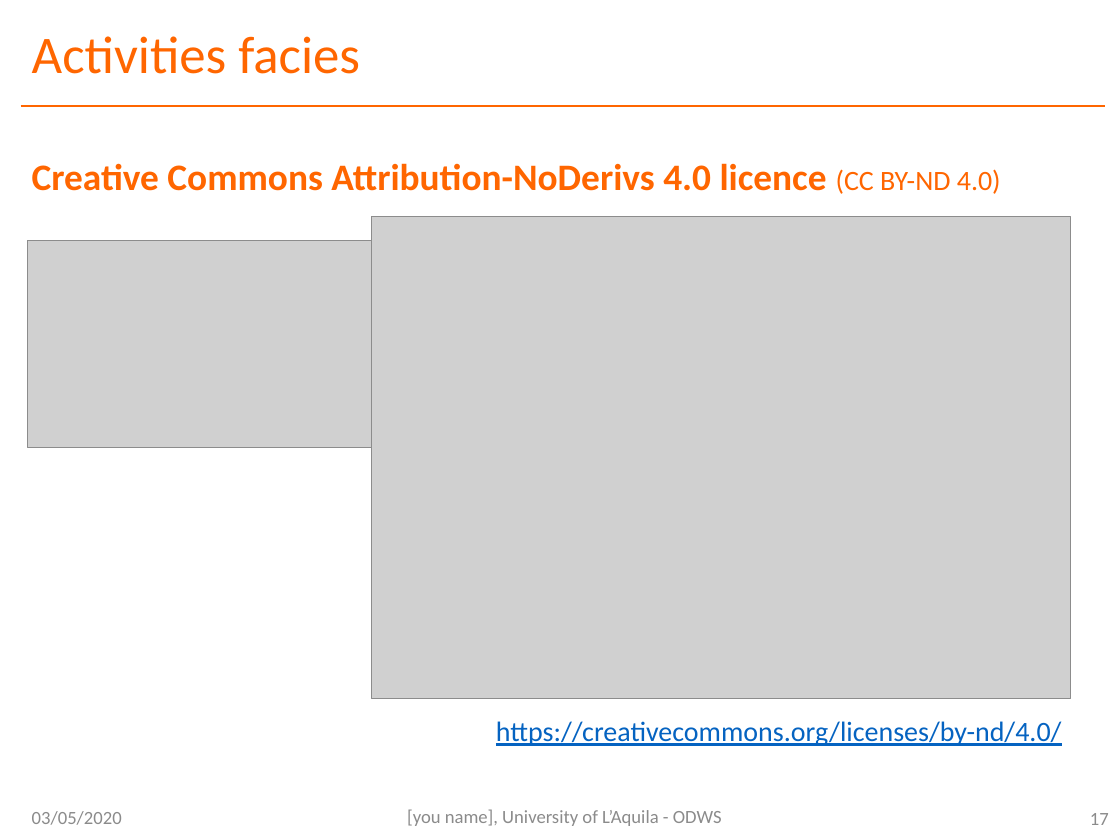
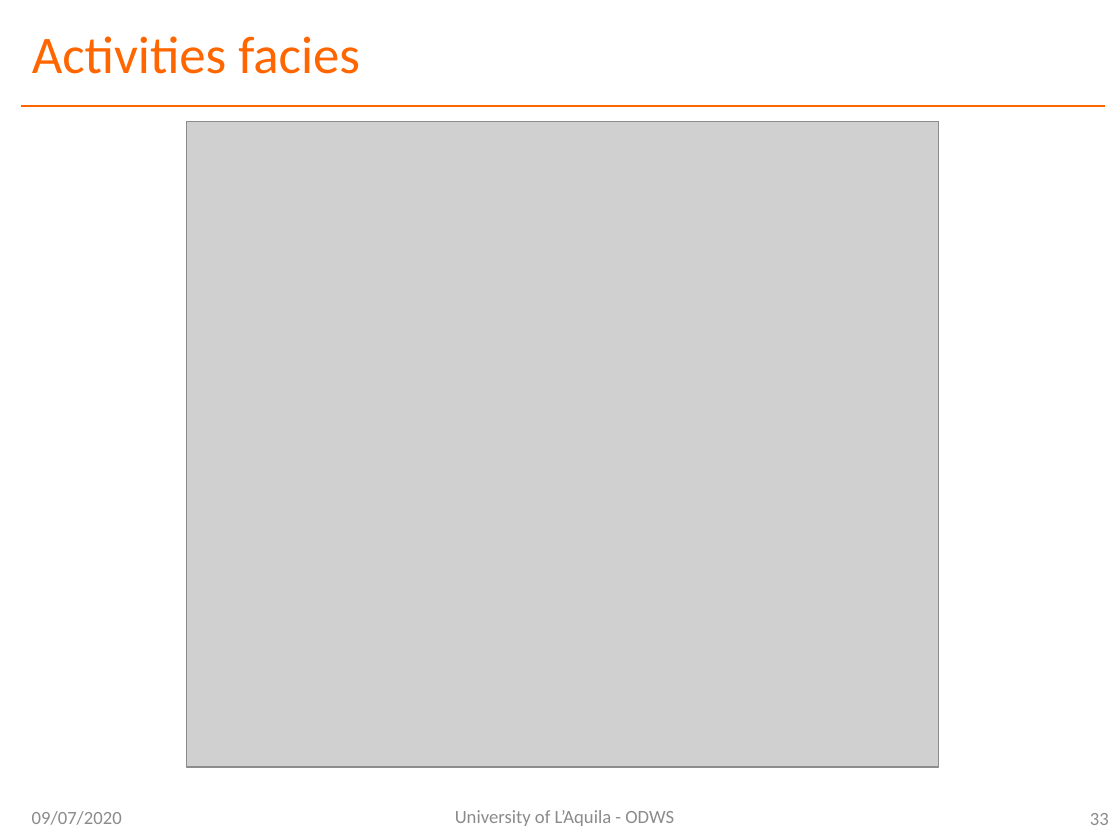
Before and after one commit to ODWSUni/ODWS, a slide deck: slide 33 of PRESENTAZIONE ODWS.pptx (slide 17 before the commit). Drawn at 1120x840 pixels with LibreOffice and Linux fonts; fonts in the diff are those of the drawing; grey boxes stand for pictures. Boxes give left, top, right and bottom in pixels: in the first picture for what was removed or moved away, otherwise in the second. Text is boxed around its words. In the diff, an @@ line names an element or a change of style, - is before the commit and + after.

```diff
--- a/PRESENTAZIONE ODWS.pptx
+++ b/PRESENTAZIONE ODWS.pptx
@@ picture added at (187, 121, 939, 767) @@
@@ text removed at (32, 163, 1001, 194) @@
-Creative Commons Attribution-NoDerivs 4.0 licence (CC BY-ND 4.0)
@@ picture removed at (372, 216, 1071, 698) @@
@@ picture removed at (27, 241, 637, 447) @@
@@ text removed at (496, 721, 1062, 746) @@
-https://creativecommons.org/licenses/by-nd/4.0/
@@ text at (32, 811, 122, 825): text changed @@
-03/05/2020
+09/07/2020
@@ text at (455, 810, 674, 826): text changed @@
-[you name], University of L’Aquila - ODWS
+University of L’Aquila - ODWS
@@ page number at (1090, 813, 1109, 825): text changed @@
-17
+33
```
Also in this commit, not shown: 29 other slides changed, 24 slides added.
